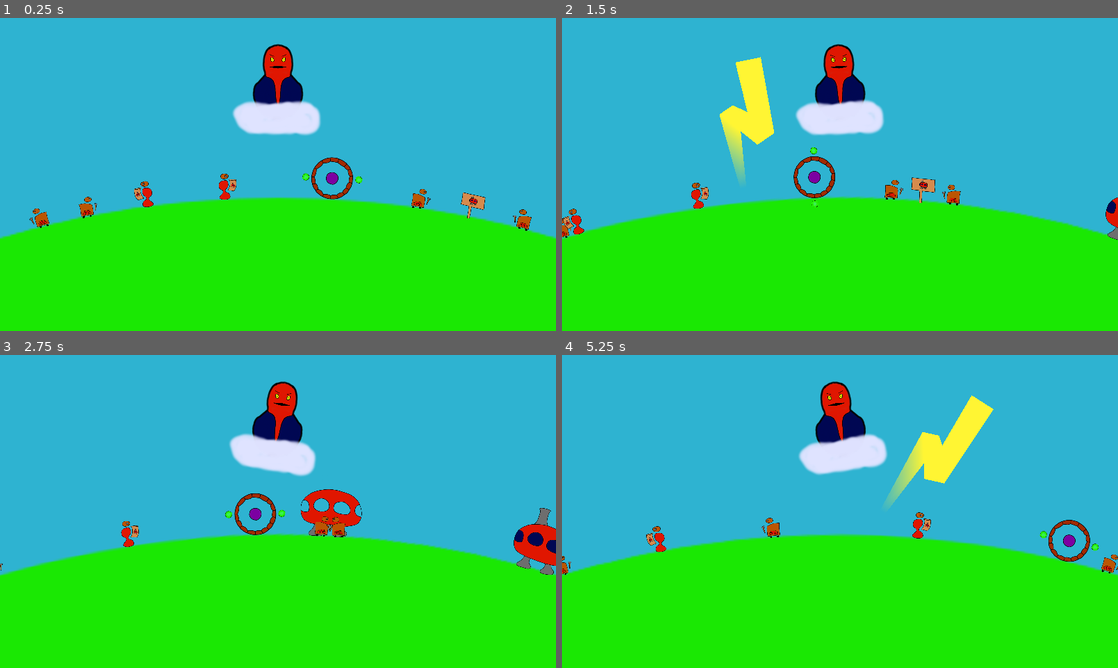
Above: before the commit, frames 1-4 (two rows, left to right).
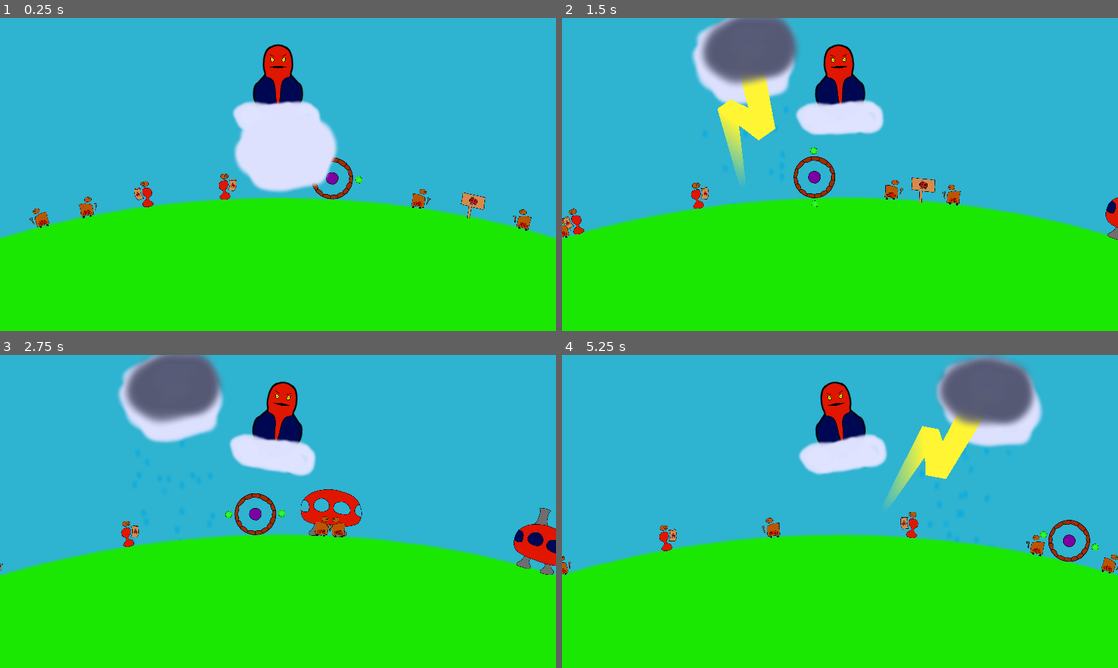
Above: after the commit, the same moments.

Repository: MANM-ANMM/jam_orage_o_rage
Game: Godot game, scene res://scene/main.tscn
Two runs of this game, one before a commit and one after it. Both use one fixed random seed, a clock stepped at 60 frames per second and the inputs below.
Inputs (mouse positions are in pixels of both pictures, inside the frame that each line leads up to):
- Up to frame 1 (0.25 s): no input
- Up to frame 2 (1.5 s): tap Enter (ui_accept) at 0.5, 0.77 s; move the mouse to (962, 158) at 0.52 s; hold Right (move_right) 0.53-1.28 s; click (962, 158) at 0.6 s; move the mouse to (728, 190) at 1.27 s; hold Left (move_left) from 1.28 s (still down); click (728, 190) at 1.35 s
- Up to frame 3 (2.75 s): tap Enter (ui_accept) at 1.52 s; move the mouse to (333, 442) at 2.02 s; release Left (move_left) at 2.03 s; hold Right (move_right) from 2.03 s (still down); click (333, 442) at 2.1 s
- Up to frame 4 (5.25 s): move the mouse to (812, 574) at 2.77 s; click (812, 574) at 2.85 s; tap Enter (ui_accept) at 3.02, 3.77, 4.52 s; move the mouse to (1006, 558) at 3.52 s; release Right (move_right) at 3.53 s; hold Left (move_left) from 3.53 s (still down); click (1006, 558) at 3.6 s; move the mouse to (673, 464) at 4.27 s; click (673, 464) at 4.35 s; move the mouse to (867, 511) at 5.02 s; click (867, 511) at 5.1 s

The runs differ from the first frame. In frame 1, 3.1% of the frame differs, in the area x 42-61%, y 32-56%; in frame 2, 4.4%; in frame 3, 4.5%; in frame 4, 5.3%, in the area x 15-87%, y 0-65%.
Error after the commit: Cannot call method 'instantiate' on a null value. (res://script/personnages/personnage.gd:54)

Commit message:
ciblage simple et nuages

Diff:
--- a/scene/ciblage_foudre.tscn
+++ b/scene/ciblage_foudre.tscn
@@ -1,30 +1,10 @@
-[gd_scene load_steps=9 format=3 uid="uid://bfrs5k7aqy8sy"]
+[gd_scene load_steps=4 format=3 uid="uid://bfrs5k7aqy8sy"]
 
 [ext_resource type="Script" path="res://script/ciblage_foudre.gd" id="1_7vtmf"]
-[ext_resource type="Shader" path="res://shader/ciblage_foudre.gdshader" id="2_8sj2d"]
 [ext_resource type="Texture2D" uid="uid://3hyb0v5ecqeq" path="res://sprite/ciblage_foudre.png" id="2_cy33g"]
 
 [sub_resource type="CircleShape2D" id="CircleShape2D_b5d8h"]
 radius = 2.0
-
-[sub_resource type="Gradient" id="Gradient_hxs8c"]
-colors = PackedColorArray(0, 0, 0, 0, 1, 0.960784, 0.2, 1)
-
-[sub_resource type="FastNoiseLite" id="FastNoiseLite_57myu"]
-noise_type = 2
-frequency = 0.0316
-cellular_distance_function = 1
-domain_warp_enabled = true
-domain_warp_fractal_type = 2
-
-[sub_resource type="NoiseTexture2D" id="NoiseTexture2D_mynwg"]
-color_ramp = SubResource("Gradient_hxs8c")
-noise = SubResource("FastNoiseLite_57myu")
-
-[sub_resource type="ShaderMaterial" id="ShaderMaterial_dj2gi"]
-shader = ExtResource("2_8sj2d")
-shader_parameter/level = 3.55
-shader_parameter/rand1 = SubResource("NoiseTexture2D_mynwg")
 
 [node name="CiblageFoudre" type="Area2D"]
 collision_layer = 0
@@ -33,13 +13,10 @@
 max_grow = 40.0
 
 [node name="CollisionShape2D" type="CollisionShape2D" parent="."]
-visible = false
 rotation = 1.5708
 shape = SubResource("CircleShape2D_b5d8h")
 debug_color = Color(1, 0.966667, 0, 0.419608)
 
 [node name="CiblageFoudre" type="Sprite2D" parent="."]
-modulate = Color(1, 1, 1, 0.658824)
-material = SubResource("ShaderMaterial_dj2gi")
 scale = Vector2(0.004, 0.004)
 texture = ExtResource("2_cy33g")
--- a/scene/nuage.tscn
+++ b/scene/nuage.tscn
@@ -1,11 +1,32 @@
-[gd_scene load_steps=4 format=3 uid="uid://bbccirbv3hfcs"]
+[gd_scene load_steps=8 format=3 uid="uid://bbccirbv3hfcs"]
 
 [ext_resource type="Script" path="res://script/nuage.gd" id="1_fn27w"]
 [ext_resource type="PackedScene" uid="uid://cipx2fu5v6v3s" path="res://scene/eclair.tscn" id="2_kxax6"]
+[ext_resource type="Texture2D" uid="uid://b7xkgwvtok3ed" path="res://sprite/nuages.png" id="3_7p17w"]
+[ext_resource type="Texture2D" uid="uid://0s774fenw8qd" path="res://sprite/gouttes_pluie.png" id="3_8ov5i"]
 
 [sub_resource type="CapsuleShape2D" id="CapsuleShape2D_giho4"]
-radius = 20.0
-height = 60.0
+radius = 30.0
+height = 90.0
+
+[sub_resource type="CanvasItemMaterial" id="CanvasItemMaterial_3u4ob"]
+particles_animation = true
+particles_anim_h_frames = 4
+particles_anim_v_frames = 4
+particles_anim_loop = false
+
+[sub_resource type="ParticleProcessMaterial" id="ParticleProcessMaterial_b58r2"]
+particle_flag_disable_z = true
+emission_shape = 3
+emission_box_extents = Vector3(35, 20, 1)
+direction = Vector3(0, 1, 0)
+spread = 0.0
+initial_velocity_min = 125.79
+initial_velocity_max = 125.79
+gravity = Vector3(0, 0, 0)
+scale_min = 0.2
+scale_max = 0.2
+anim_offset_max = 1.0
 
 [node name="Nuage" type="Node2D" node_paths=PackedStringArray("eclair")]
 script = ExtResource("1_fn27w")
@@ -22,6 +43,22 @@
 
 [node name="Eclair" parent="altitude" instance=ExtResource("2_kxax6")]
 
+[node name="particule_pluie" type="GPUParticles2D" parent="altitude"]
+z_index = -3
+z_as_relative = false
+material = SubResource("CanvasItemMaterial_3u4ob")
+emitting = false
+amount = 91
+process_material = SubResource("ParticleProcessMaterial_b58r2")
+texture = ExtResource("3_8ov5i")
+lifetime = 3.0
+
+[node name="Sprite2D" type="Sprite2D" parent="altitude"]
+scale = Vector2(0.19, 0.19)
+texture = ExtResource("3_7p17w")
+hframes = 2
+vframes = 2
+
 [node name="TimerDebutPluie" type="Timer" parent="."]
 wait_time = 30.0
 one_shot = true
--- /dev/null
+++ b/scene/personnages/apostats/apostat_pose_chantier_carbo.tscn
@@ -0,0 +1,7 @@
+[gd_scene load_steps=2 format=3 uid="uid://b22nb8d81pb5p"]
+
+[ext_resource type="Texture2D" uid="uid://q804qter4e4v" path="res://sprite/apostat_pose_maison_carbonize.png" id="1_wv4fb"]
+
+[node name="apostat_pose_chantier_carbo" type="Sprite2D"]
+scale = Vector2(0.04, 0.04)
+texture = ExtResource("1_wv4fb")
--- a/script/ciblage_foudre.gd
+++ b/script/ciblage_foudre.gd
@@ -13,7 +13,7 @@
 	if do_grow and scale.x<max_grow:
 		scale.x+=delta*grow_speed*log(scale.x*10+0.01)
 		scale.y = scale.x
-		sprite.material.set_shader_parameter("level", 2.0+1.5*scale.x/max_grow) # 2 à 3.5
+		#sprite.material.set_shader_parameter("level", 3.2-1.2*scale.x/max_grow) # 2 à 3.5
 
 func stop_growing():
 	do_grow = false
--- a/script/nuage.gd
+++ b/script/nuage.gd
@@ -3,6 +3,8 @@
 class_name Nuage
 
 @onready var timer_pluie := $TimerPluie
+@onready var sprite := $altitude/Sprite2D
+@onready var particule_pluie := $altitude/particule_pluie
 var pluie_on := false
 @export var eclair:Eclair
 const hauteur_nuages := -900
@@ -11,6 +13,8 @@
 var sens :float= [1].pick_random()
 
 func _ready():
+	sprite.frame_coords = Vector2i(randi_range(0, sprite.hframes-1), 0)
+
 	var tween = get_tree().create_tween()
 	var dest := Vector2(0, hauteur_nuages*(1+speed+randf_range(-0.01, 0.01)))
 	tween.tween_property($altitude, "position", dest, 0.8)
@@ -22,6 +26,8 @@
 
 func commencer_pluie():
 	timer_pluie.start()
+	sprite.frame_coords.y=1
+	particule_pluie.emitting = true
 	pluie_on = true
 	speed /= 2
 
--- a/script/personnages/personnage.gd
+++ b/script/personnages/personnage.gd
@@ -1,6 +1,10 @@
 extends CharacterBody2D
 
 class_name Personnage
+
+@export var scene_carbo : PackedScene
+@export var scene_mort : PackedScene
+var carbonnise = false
 
 @export var peuple : Types.Peuple
 @onready var planete : Node2D = get_parent()
@@ -37,9 +41,19 @@
 	vie -= degats
 
 func subir_foudre(foudre:int):
+	carbonnise = true
 	vie -= foudre
 
+func select_scene_cadavre()->PackedScene:
+	if carbonnise:
+		return scene_carbo
+	else:
+		return scene_mort
+
 func mourrir():
+	var cadavre = select_scene_cadavre().instantiate()
+	cadavre.position = position
+	add_sibling(cadavre)
 	queue_free()
 
 
--- a/shader/ciblage_foudre.gdshader
+++ b/shader/ciblage_foudre.gdshader
@@ -3,17 +3,36 @@
 uniform sampler2D rand1;
 uniform float level;
 
+const float seuil_min = 0.5;
+const float fourchette = 0.3;
+const float frequence_base = 50.0;
+
+uniform vec2[10] origines_deformations;
+uniform int nb_deformations;
+uniform float[10] rayons_deformations;
+
 void vertex() {
 	// Called for every vertex the material is visible on.
 }
 
+vec2 attirance(vec2 pos, vec2 origine_attirance, float rayon, float force) {
+	float dist = distance(pos, origine_attirance);
+	if (dist>=rayon) {
+		return pos;
+	}
+
+	vec2 dir_centre = normalize(origine_attirance-pos);
+
+	return pos + dir_centre*(dist-rayon)*force;
+}
+
 void fragment() {
-	vec4 r1 = texture(rand1, UV);
-	COLOR += pow(r1, vec4(1.5));
+	vec2 position = UV;
+	for (int i=0; i<nb_deformations; ++i) {
+		position = attirance(position, origines_deformations[i], rayons_deformations[i], level);
+	}
 
-	if (COLOR.r+COLOR.b+COLOR.g < level) {
-		COLOR.a = 0.0;
-	}
+	COLOR = texture(TEXTURE, position);
 }
 
 //void light() {
Binary file added: sprite/apostat_pose_maison_carbonize.png
Not shown, added: sprite/apostat_pose_maison_carbonize.png.import
Binary file changed: sprite/ciblage_foudre.png
Binary file added: sprite/gouttes_pluie.png
Not shown, added: sprite/gouttes_pluie.png.import
Binary file added: sprite/nuages.png
Not shown, added: sprite/nuages.png.import
Not shown, changed: sprite/apostat_pose_maison.kra
Not shown, changed: sprite/apostat_pose_maison.kra~
Not shown, changed: sprite/ciblage_foudre.kra
Not shown, changed: sprite/ciblage_foudre.kra~
Not shown, added: sprite/ciblage_foudre.png~
(and 6 more such lines)
